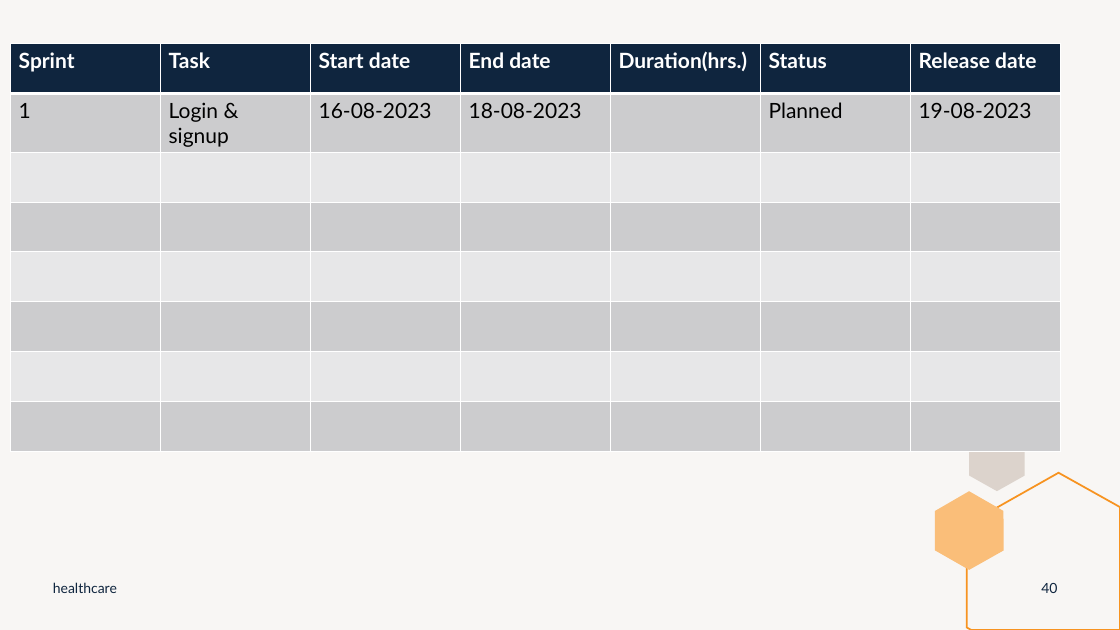
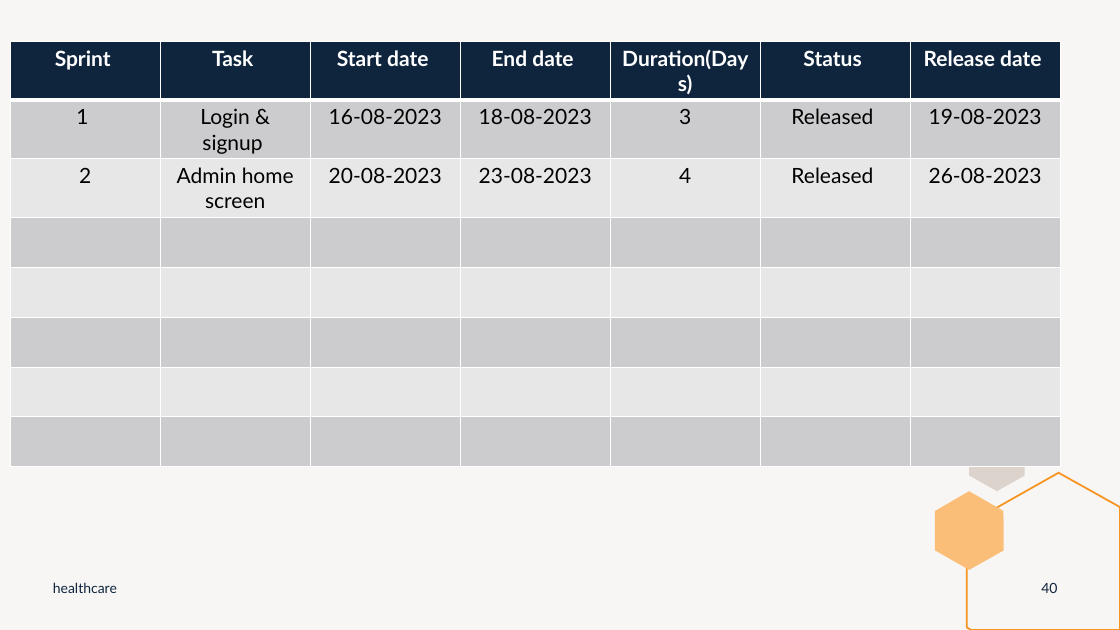
Before and after one commit to arnoldhere/healthcare_using_django, a slide deck: slide 40 of Doc/HealthCare.pptx. Drawn at 1120x630 pixels with LibreOffice and Linux fonts; fonts in the diff are those of the drawing. Boxes give left, top, right and bottom in pixels: in the first picture for what was removed or moved away, otherwise in the second. Text is boxed around its words. In the diff, an @@ line names an element or a change of style, - is before the commit and + after.

```diff
--- a/Doc/HealthCare.pptx
+++ b/Doc/HealthCare.pptx
@@ table at (x1=10, y1=41, x2=1063, y2=458) @@
-row 1: Sprint | Task | Start date | End date | Duration(hrs.) | Status | Release date
-row 2: 1 | Login & signup | 16-08-2023 | 18-08-2023 |  | Planned | 19-08-2023
+row 1: Sprint | Task | Start date | End date | Duration(Days) | Status | Release date
+row 2: 1 | Login & signup | 16-08-2023 | 18-08-2023 | 3 | Released | 19-08-2023
+row 3: 2 | Admin home screen | 20-08-2023 | 23-08-2023 | 4 | Released | 26-08-2023
-row 8:  |  |  |  |  |  | 
@@ alignment left to centre @@
```
Also in this commit, not shown: 5 other slides changed.
